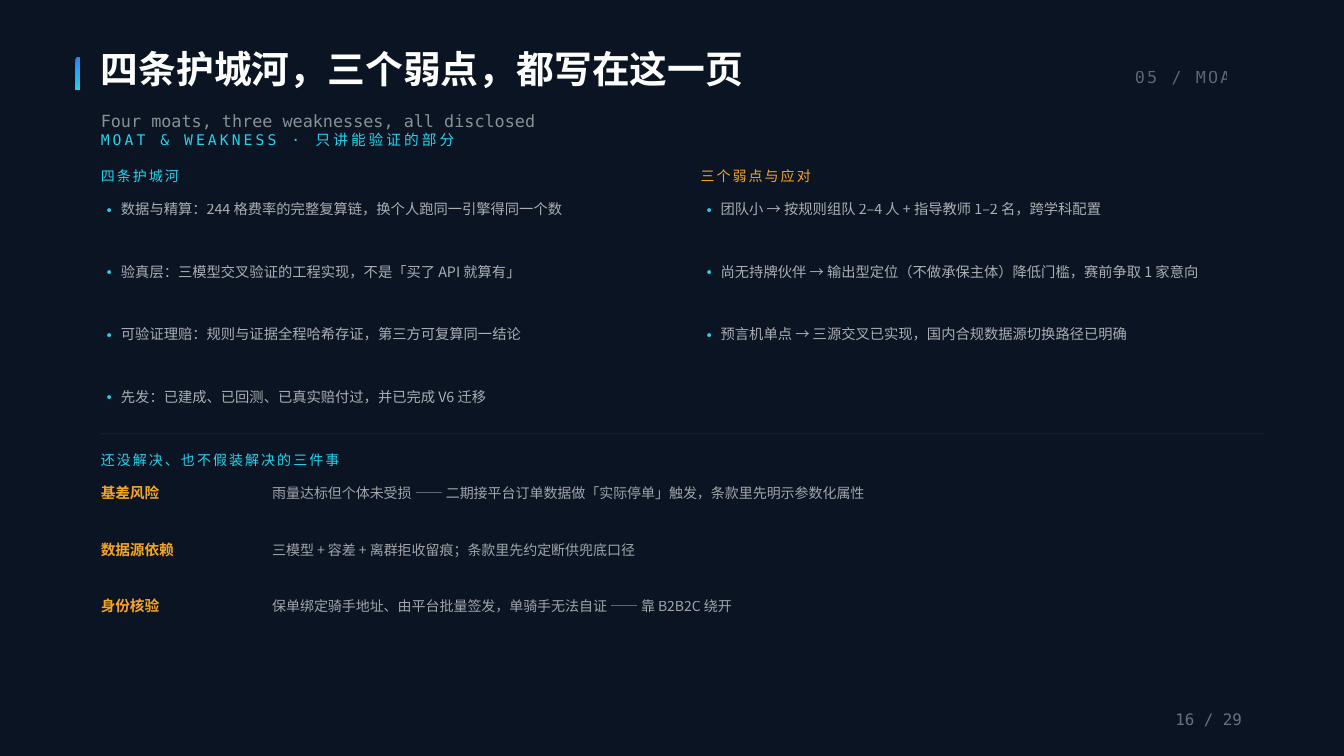
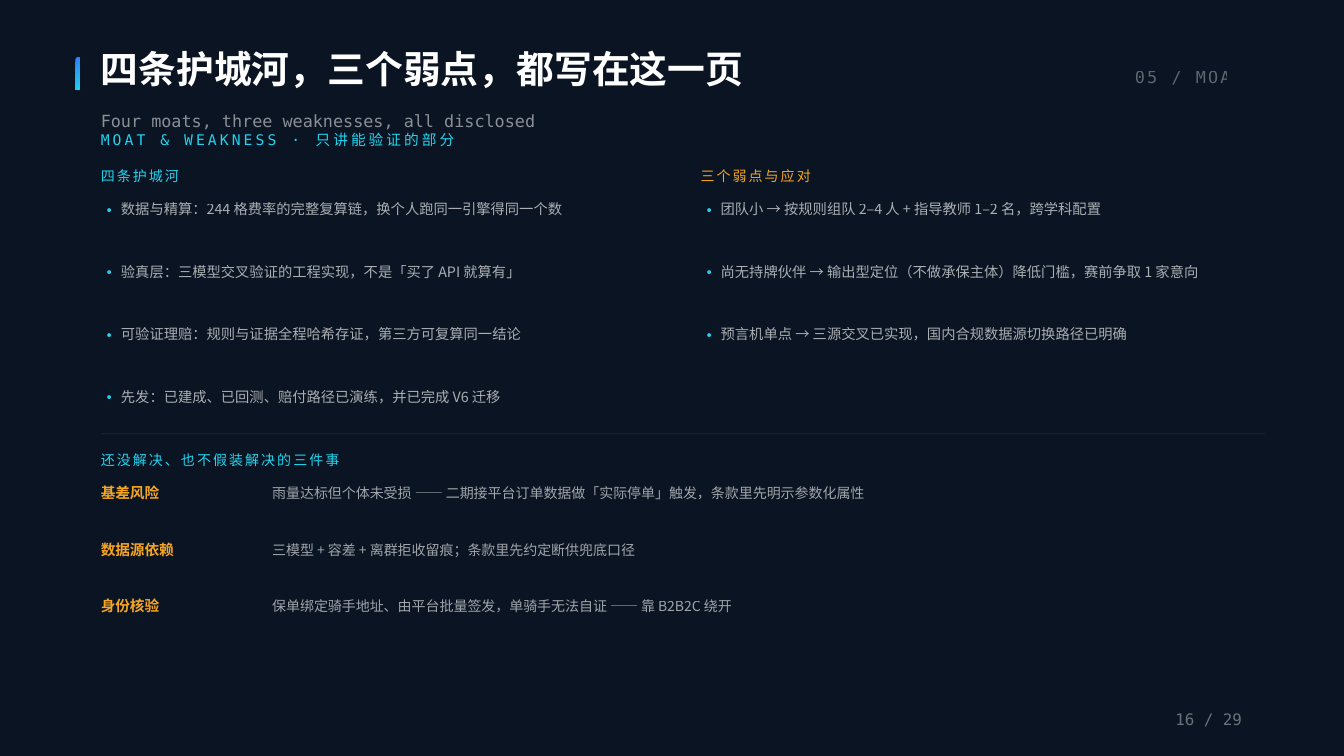
Before and after one commit to BruceLeezh/rainproof-pro, a slide deck: slide 16 of 01-参赛材料/交付物/PPT/神麻组-雨证-路演PPT-答辩版-2026-10-28.pptx. Drawn at 1344x756 pixels with LibreOffice and Linux fonts; fonts in the diff are those of the drawing. Boxes give left, top, right and bottom in pixels: in the first picture for what was removed or moved away, otherwise in the second. Text is boxed around its words. In the diff, an @@ line names an element or a change of style, - is before the commit and + after.

Commit message:
[A] 全面扫描至可提交状态：修 1 处事实夸大 + 12 处 40 格/244 格口径矛盾，PPT/PDF 同步
- 计划书/答辩版 deck P16「已真实赔付过」→「赔付路径已演练」（链上 0 笔赔付，Sepolia 为 simulated 合成单，677 唯一真实案例是拒赔）
- 「40 格」统一为「五城试点 40 格」（零售矩阵本身），整体定价成果一律 244 格：deck P10/P16/P22/P27 五处 + 计划书 md 七处
- 数表/敏感性表/引用清单加五城限定；文案 4 份 v3 参考稿加 V6 阅读前提横幅
- 计划书/答辩版 PDF 重导并校验（30/29 页、无「真实赔付」、含「链上 244 格」）；P16 组合形状文本层缺失改用 PNG 读图验证
- 扫描记录：108 JS 语法 0 错、依赖 0 冗余、TODO 0、合约地址三处一致、TODO 唯一命中在 ethers UMD
- 复跑：npm test EXIT=0 / 596 ✅ / 29 组；preflight 全绿；build-site 成功
- 报告：02-作战与答辩/全面扫描与完善-2026-11-01.md

```diff
--- a/01-参赛材料/交付物/PPT/神麻组-雨证-路演PPT-答辩版-2026-10-28.pptx
+++ b/01-参赛材料/交付物/PPT/神麻组-雨证-路演PPT-答辩版-2026-10-28.pptx
@@ text at (121,390,501,404): text changed @@
-先发：已建成、已回测、已真实赔付过，并已完成 V6 迁移
+先发：已建成、已回测、赔付路径已演练，并已完成 V6 迁移
```
Also in this commit, not shown: 17 other files.
